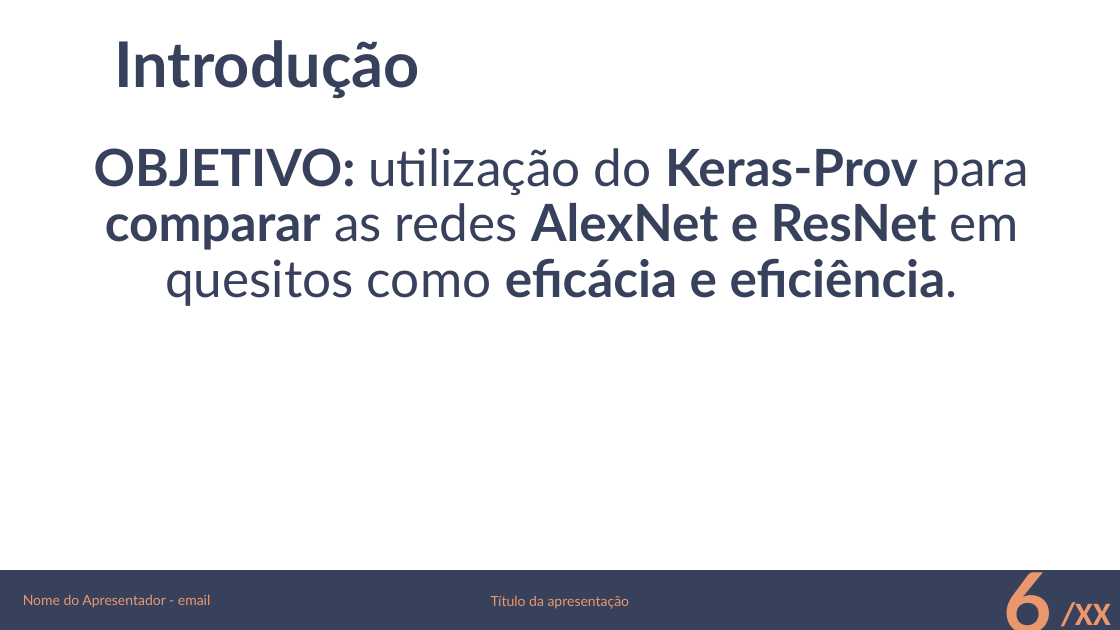
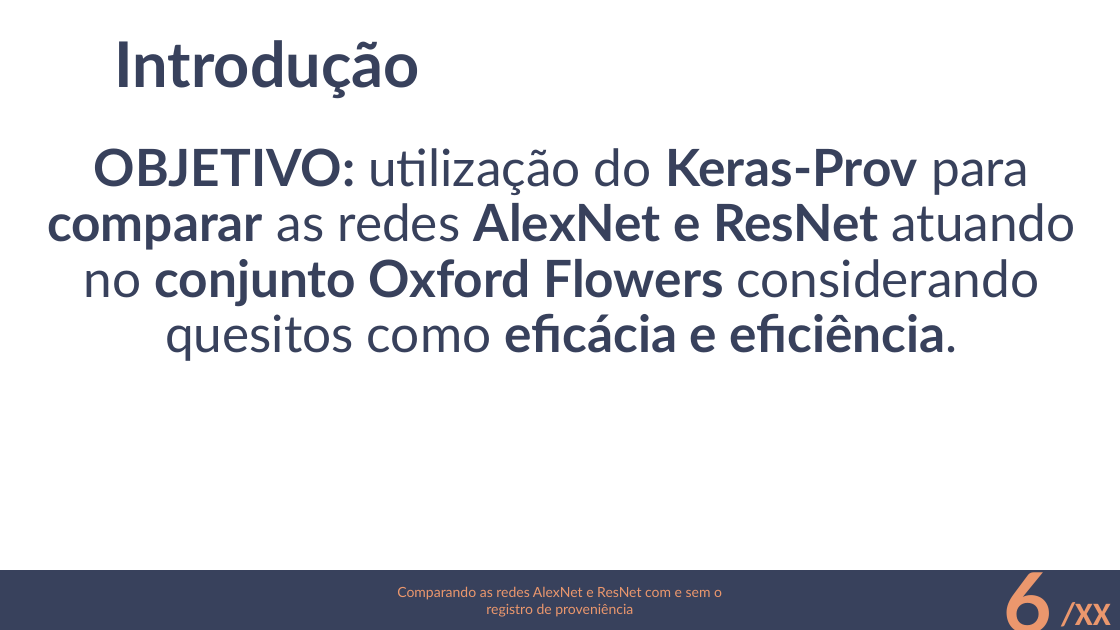
Before and after one commit to lincolncosta/alexnet-oxford-flowers, a slide deck: slide 6 of apresentacao-final.pptx. Drawn at 1120x630 pixels with LibreOffice and Linux fonts; fonts in the diff are those of the drawing; background and template pictures are left out. Boxes give left, top, right and bottom in pixels: in the first picture for what was removed or moved away, otherwise in the second. Text is boxed around its words. In the diff, an @@ line names an element or a change of style, - is before the commit and + after.

Commit message:
finalização da introdução da apresentação

```diff
--- a/apresentacao-final.pptx
+++ b/apresentacao-final.pptx
@@ text at [47, 148, 1076, 361]: text changed @@
-OBJETIVO: utilização do Keras-Prov para comparar as redes AlexNet e ResNet em quesitos como eficácia e eficiência.
+OBJETIVO: utilização do Keras-Prov para comparar as redes AlexNet e ResNet atuando no conjunto Oxford Flowers considerando quesitos como eficácia e eficiência.
@@ text removed at [23, 594, 210, 608] @@
-Nome do Apresentador - email
@@ text at [397, 586, 722, 617]: text changed @@
-Título da apresentação
+Comparando as redes AlexNet e ResNet com e sem o registro de proveniência
```
Also in this commit, not shown: 13 other slides changed, 2 slides added, 3 slides removed.
